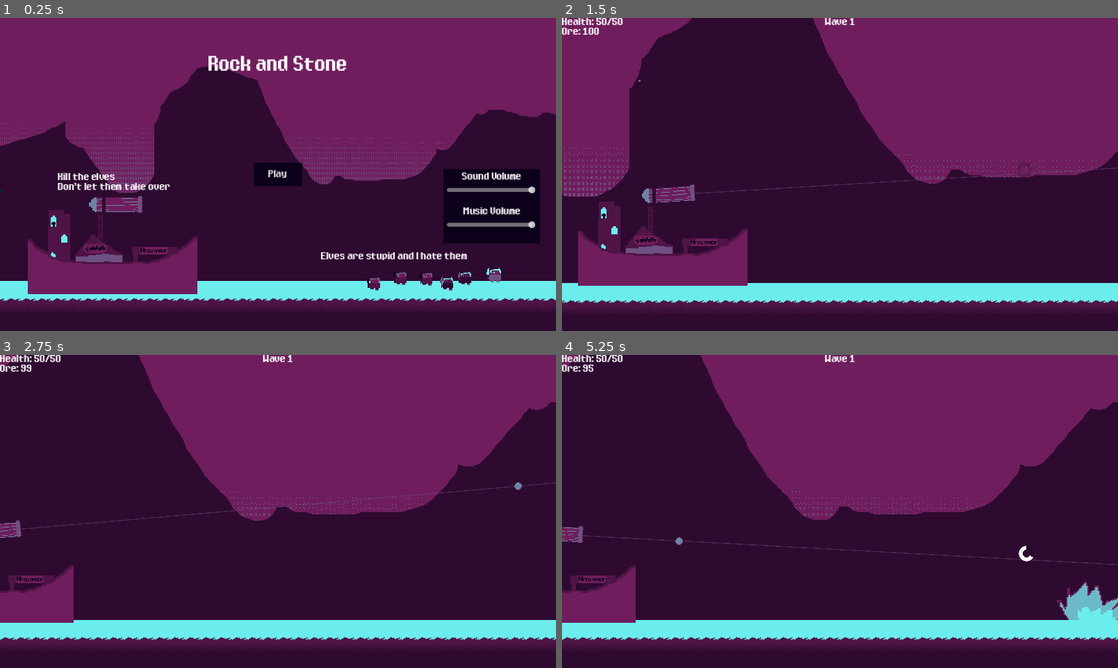
Above: before the commit, frames 1-4 (two rows, left to right).
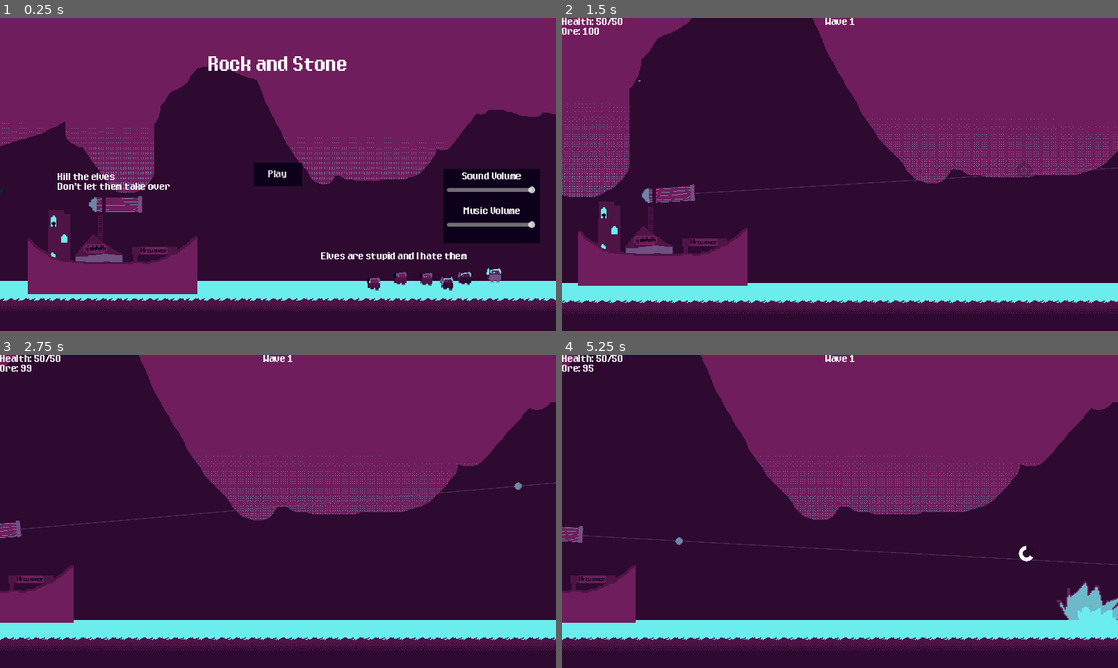
Above: after the commit, the same moments.

Repository: Lucas-Code27/rock-and-stone
Game: Godot game, scene res://Menus/Main_Menu.tscn
The game is run twice, just before and just after one commit, with the same random seed, the same clock (stepped at 60 frames per second) and the same inputs.
Inputs (mouse positions are in pixels of both pictures, inside the frame that each line leads up to):
- Up to frame 1 (0.25 s): no input
- Up to frame 2 (1.5 s): click "Play" at 0.5 s; click "Next Wave" at 1.25 s
- Up to frame 3 (2.75 s): move the mouse to (400, 495) at 2.02 s; click (400, 495) at 2.1 s
- Up to frame 4 (5.25 s): move the mouse to (728, 527) at 2.77 s; click (728, 527) at 2.85 s; move the mouse to (895, 442) at 3.52 s; click (895, 442) at 3.6 s; tap Enter at 4.25 s; move the mouse to (812, 574) at 4.27 s; click (812, 574) at 4.35 s; move the mouse to (1006, 558) at 5.02 s; click (1006, 558) at 5.1 s

The runs differ from the first frame. In frame 1, 2.0% of the frame differs, in the area x 0-100%, y 12-91%; in frame 2, 1.3%; in frame 3, 0.9%; in frame 4, 1.0%.

Commit message:
basic changes to filtering

Diff:
--- a/Test_Map.tscn
+++ b/Test_Map.tscn
@@ -53,8 +53,7 @@
 
 [node name="sky" type="Sprite2D" parent="BAckground"]
 texture_filter = 1
-position = Vector2(235, 69.5)
-scale = Vector2(0.855469, 0.819336)
+position = Vector2(70.0001, 4.50001)
 texture = ExtResource("2_8m5x3")
 
 [node name="Sprite2D2" type="Sprite2D" parent="BAckground"]
@@ -63,6 +62,7 @@
 texture = ExtResource("3_2fvg2")
 
 [node name="Sprite2D3" type="Sprite2D" parent="BAckground"]
+texture_filter = 1
 position = Vector2(-700, -16)
 texture = ExtResource("4_2cx7u")
 
@@ -81,6 +81,7 @@
 
 [node name="TileMapLayer" type="TileMapLayer" parent="."]
 z_index = 1
+texture_filter = 1
 tile_map_data = PackedByteArray("AADj/woAAAACAAAAAADk/woAAAACAAAAAADl/woAAAACAAAAAADm/woAAAACAAAAAADn/woAAAACAAAAAADo/w …(6912 unchanged characters)…
 tile_set = SubResource("TileSet_aogit")
 
--- a/project.godot
+++ b/project.godot
@@ -52,4 +52,5 @@
 
 [rendering]
 
+textures/canvas_textures/default_texture_filter=0
 2d/snap/snap_2d_transforms_to_pixel=true
Not shown, added: Builds/Full/Rock and Stone V1.0.2.exe
